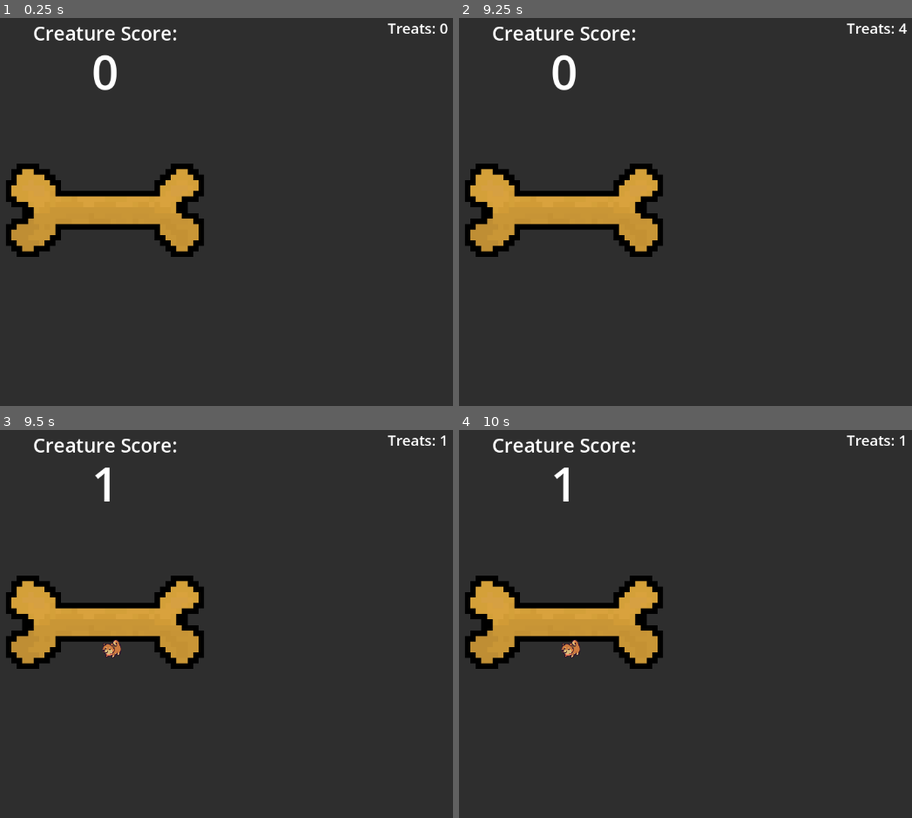
Above: before the commit, frames 1-4 (two rows, left to right).
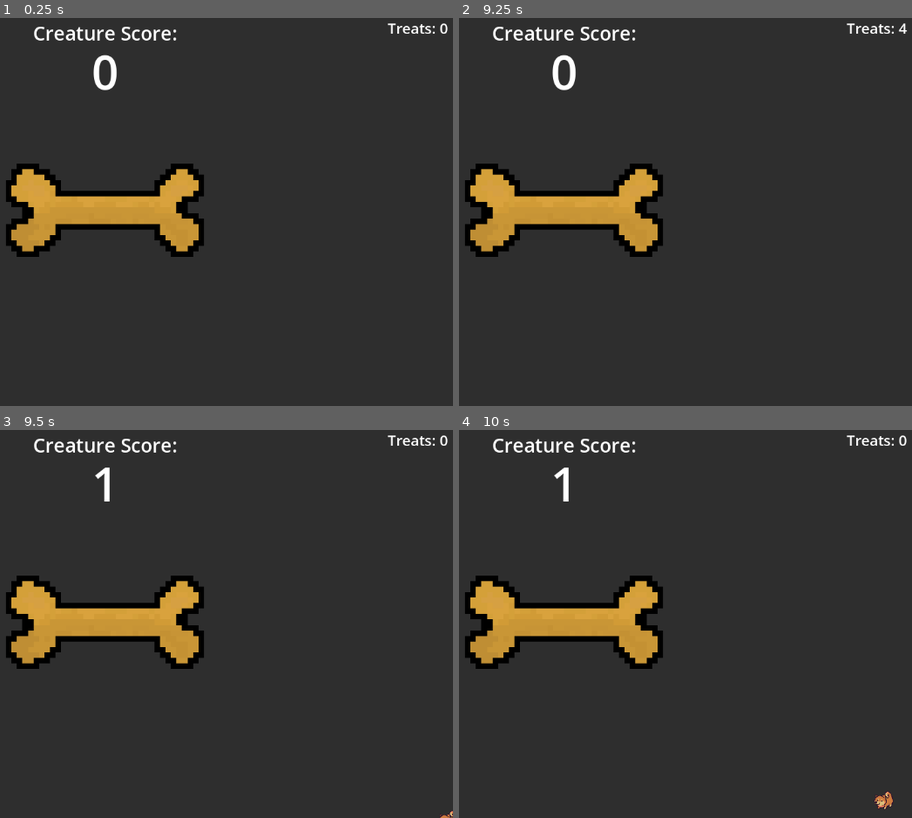
Above: after the commit, the same moments.

Repository: ejmejm/ShibaIdle
Game: Godot game, scene res://scenes/root.tscn
Same seed, same stepped clock (60 frames per second), same inputs: the game is played once before the commit and once after it.
Inputs (mouse positions are in pixels of both pictures, inside the frame that each line leads up to):
- Up to frame 1 (0.25 s): no input
- Up to frame 2 (9.25 s): tap Enter at 0.5, 2, 3.5 s; press the mouse at (563, 212) at 0.53 s; tap Space at 1.25, 2.75, 4.25 s; move the mouse to (771, 270) at 1.27 s; release the mouse at (771, 270) at 1.28 s; click (771, 270) at 1.35 s; move the mouse to (outside the picture) at 2.02 s; press the mouse at (outside the picture) at 2.03 s; move the mouse to (599, 212) at 2.77 s; release the mouse at (599, 212) at 2.78 s; click (599, 212) at 2.85 s; move the mouse to (459, 111) at 3.52 s; press the mouse at (459, 111) at 3.53 s; move the mouse to (717, 192) at 4.27 s; release the mouse at (717, 192) at 4.28 s; click (717, 192) at 4.35 s; move the mouse to (outside the picture) at 5.02 s; press the mouse at (outside the picture) at 5.03 s; move the mouse to (635, 122) at 5.77 s; release the mouse at (635, 122) at 5.78 s; click (635, 122) at 5.85 s; move the mouse to (526, 289) at 6.52 s; press the mouse at (526, 289) at 6.53 s; move the mouse to (771, 270) at 7.27 s; release the mouse at (771, 270) at 7.28 s; click (771, 270) at 7.35 s; move the mouse to (outside the picture) at 8.02 s; press the mouse at (outside the picture) at 8.03 s; move the mouse to (599, 212) at 8.77 s; release the mouse at (599, 212) at 8.78 s; click (599, 212) at 8.85 s
- Up to frame 3 (9.5 s): no input
- Up to frame 4 (10 s): move the mouse to (459, 523) at 9.52 s; press the mouse at (459, 523) at 9.53 s

Frames 1-2 are identical in both runs. In frame 3, 0.2% of the frame differs, in the area x 22-100%, y 1-100%; in frame 4, 0.3%, in the area x 22-99%, y 1-98%.

Commit message:
UI on top now

Diff:
--- a/scenes/clickable_treat.tscn
+++ b/scenes/clickable_treat.tscn
@@ -14,11 +14,6 @@
 scale = Vector2(9.10294, 9.10294)
 polygon = PackedVector2Array(-16, -8.5, -16, -7.5, -17, -7.5, -17, -5.5, -18, -5.5, -18, -1.5, -17, -1.5, -17, -0.5, -1 …(577 unchanged characters)…
 
-[node name="DogTreatSprite" type="Sprite2D" parent="."]
-position = Vector2(0, 1.43051e-06)
-scale = Vector2(9.10294, 9.10294)
-texture = ExtResource("1_c1dp3")
-
 [node name="Area2D" type="Area2D" parent="."]
 collision_mask = 2
 
@@ -27,4 +22,9 @@
 scale = Vector2(9.10294, 9.10294)
 polygon = PackedVector2Array(-16, -8.5, -16, -7.5, -17, -7.5, -17, -5.5, -18, -5.5, -18, -1.5, -17, -1.5, -17, -0.5, -1 …(577 unchanged characters)…
 
+[node name="DogTreatSprite" type="Sprite2D" parent="."]
+position = Vector2(0, 1.43051e-06)
+scale = Vector2(9.10294, 9.10294)
+texture = ExtResource("1_c1dp3")
+
 [connection signal="input_event" from="Area2D" to="." method="_on_area_2d_input_event"]
--- a/scenes/root.tscn
+++ b/scenes/root.tscn
@@ -18,6 +18,7 @@
 font_size = 78
 
 [node name="Root" type="Node2D"]
+position = Vector2(576, 324)
 
 [node name="NavigableArea" type="Area2D" parent="."]
 collision_layer = 0
@@ -34,6 +35,7 @@
 offset_bottom = 324.0
 mouse_filter = 2
 color = Color(0.180005, 0.180005, 0.180005, 1)
+metadata/_edit_use_anchors_ = true
 
 [node name="Viewport" type="Camera2D" parent="."]
 
@@ -49,8 +51,8 @@
 [node name="GameManager" type="Node" parent="."]
 
 [node name="PlayerStats" parent="GameManager" node_paths=PackedStringArray("creature_score_label", "treats_label") instance=ExtResource("2_f1wp3")]
-creature_score_label = NodePath("../../UI/CreatureScoreNumber")
-treats_label = NodePath("../../UI/TreatsLabel")
+creature_score_label = NodePath("../../UICanvas/UI/CreatureScoreNumber")
+treats_label = NodePath("../../UICanvas/UI/TreatsLabel")
 
 [node name="Spawner" type="Node" parent="GameManager" node_paths=PackedStringArray("spawn_container", "player_stats")]
 script = ExtResource("3_m3s0q")
@@ -58,14 +60,18 @@
 player_stats = NodePath("../PlayerStats")
 
 [node name="UICanvas" type="CanvasLayer" parent="."]
+layer = 5
 
-[node name="UI" type="Control" parent="."]
+[node name="UI" type="Control" parent="UICanvas"]
 layout_mode = 3
 anchors_preset = 0
-offset_right = 40.0
-offset_bottom = 40.0
+offset_left = 576.0
+offset_top = 324.0
+offset_right = 616.0
+offset_bottom = 364.0
+metadata/_edit_use_anchors_ = true
 
-[node name="TreatsLabel" type="Label" parent="UI"]
+[node name="TreatsLabel" type="Label" parent="UICanvas/UI"]
 layout_mode = 0
 offset_left = 468.0
 offset_top = -318.0
@@ -74,8 +80,9 @@
 text = "Treats: 0"
 label_settings = SubResource("LabelSettings_8s68g")
 horizontal_alignment = 2
+metadata/_edit_use_anchors_ = true
 
-[node name="CreatureScoreLabel" type="Label" parent="UI"]
+[node name="CreatureScoreLabel" type="Label" parent="UICanvas/UI"]
 layout_mode = 0
 offset_left = -119.0
 offset_top = -316.0
@@ -83,8 +90,9 @@
 offset_bottom = -271.0
 text = "Creature Score:"
 label_settings = SubResource("LabelSettings_iuwn5")
+metadata/_edit_use_anchors_ = true
 
-[node name="CreatureScoreNumber" type="Label" parent="UI"]
+[node name="CreatureScoreNumber" type="Label" parent="UICanvas/UI"]
 layout_mode = 0
 offset_left = -22.0
 offset_top = -284.0
@@ -93,3 +101,4 @@
 text = "0"
 label_settings = SubResource("LabelSettings_l8j6x")
 horizontal_alignment = 1
+metadata/_edit_use_anchors_ = true
